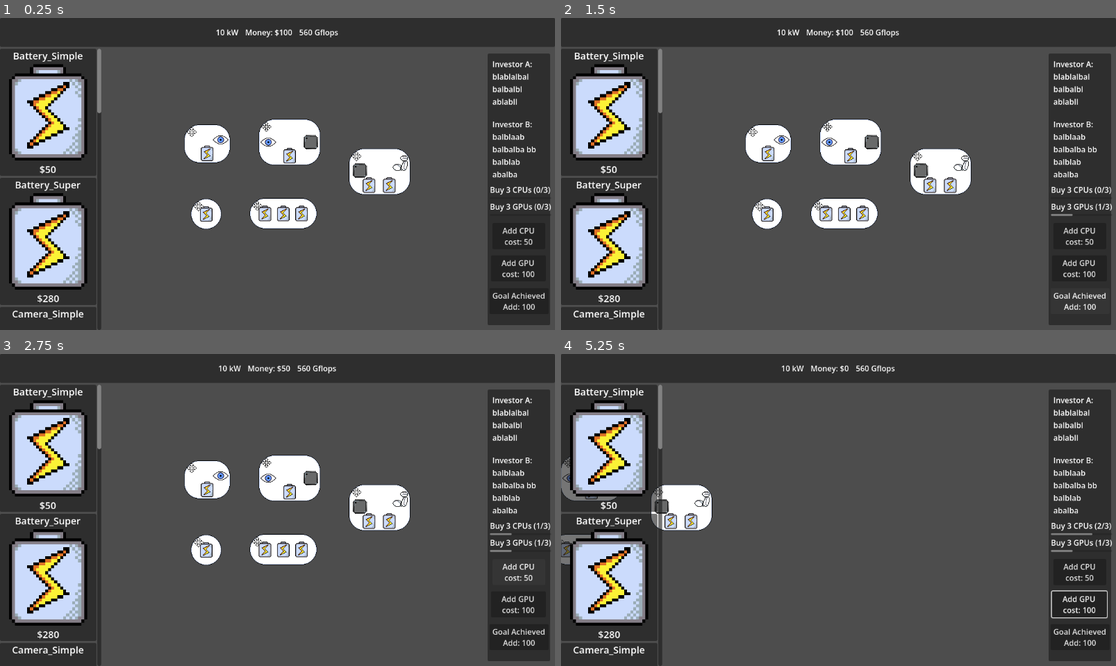
Above: before the commit, frames 1-4 (two rows, left to right).
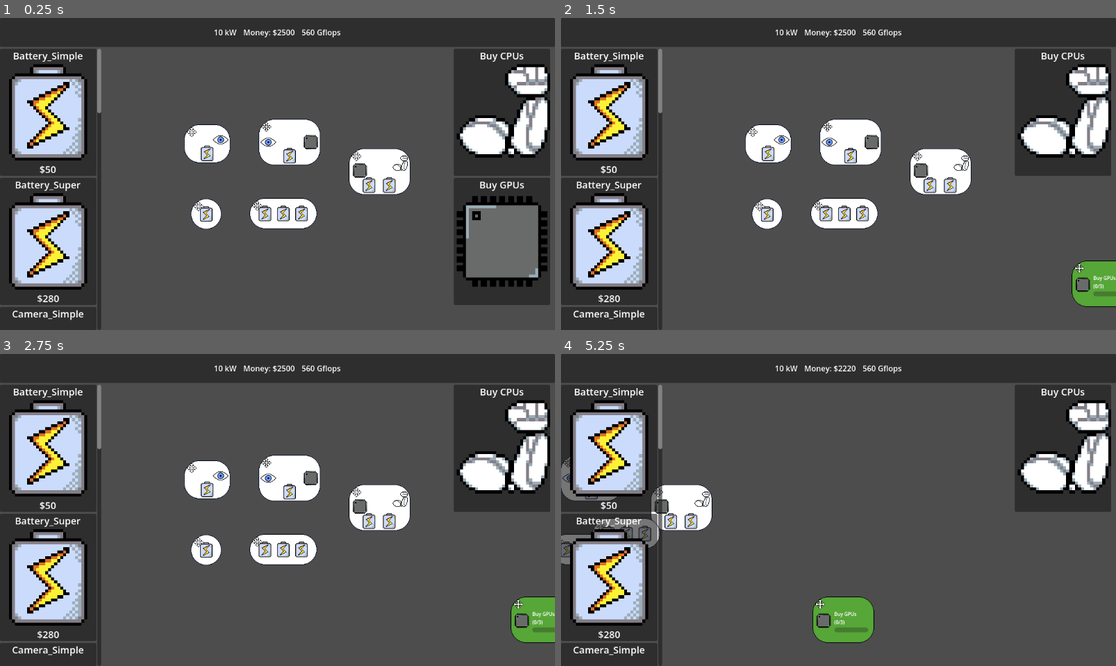
Above: after the commit, the same moments.

Repository: ARCsweden/GameJam2026SpringB
Game: Godot game, scene res://Scenes/Game/Game.tscn
Same seed, same stepped clock (60 frames per second), same inputs: the game is played once before the commit and once after it. The engine's default icon, where the game draws it, is replaced by a stand-in: a white triangle on a blue panel in a dark square.
Inputs (mouse positions are in pixels of both pictures, inside the frame that each line leads up to):
- Up to frame 1 (0.25 s): no input
- Up to frame 2 (1.5 s): click (1077, 267) at 0.5 s, where only the run before the commit has a clickable "Add GPU cost: 100"; click (1082, 301) at 1.25 s, where only the run before the commit has a clickable "Goal Achieved Add: 100"
- Up to frame 3 (2.75 s): click (516, 572) at 2 s, where only the run before the commit has a clickable "Add CPU cost: 50"
- Up to frame 4 (5.25 s): tap Enter at 2.75, 4.25 s; drag from (766, 550) to (783, 475) at 2.77 s; tap Space at 3.5 s; drag from (760, 541) to (783, 475) at 3.52 s; move the mouse to (827, 550) at 4.27 s; hold Right (pan_right) 4.28-5 s; click (827, 550) at 4.42 s; drag from (588, 550) to (616, 478) at 5.02 s

The runs differ from the first frame. In frame 1, 12% of the frame differs, in the area x 38-100%, y 3-99%; in frame 2, 10%; in frame 3, 10%; in frame 4, 13%, in the area x 5-100%, y 3-99%.

Commit message:
build goal store

Diff:
--- a/Resources/Goal1.tres
+++ b/Resources/Goal1.tres
@@ -1,13 +1,15 @@
 [gd_resource type="Resource" script_class="GoalData" format=3 uid="uid://rcxdu7ar0peg"]
 
+[ext_resource type="Texture2D" uid="uid://cbh58ek5y54tv" path="res://Assets/Art/arm.png" id="1_8u1eq"]
 [ext_resource type="Script" uid="uid://cmyshpwolbips" path="res://Scripts/GoalData.gd" id="1_w5eog"]
 [ext_resource type="Resource" uid="uid://kkg8e06fywo5" path="res://Resources/Goal3.tres" id="2_fi1ry"]
 [ext_resource type="Resource" uid="uid://bbpn4wl0wonps" path="res://Resources/Goal2.tres" id="3_7ijsc"]
+[ext_resource type="PackedScene" uid="uid://bs4vg30lta46q" path="res://Scenes/Game/Nodes/investor_arm.tscn" id="5_0vvac"]
 
 [resource]
 script = ExtResource("1_w5eog")
 goal_id = "buy_cpu"
-description = "Buy 3 CPUs"
+description = "Buy CPUs"
 reward_amount = 10000
 target_value = 3
 next_goals = Array[ExtResource("1_w5eog")]([ExtResource("2_fi1ry"), ExtResource("3_7ijsc")])
@@ -15,4 +17,6 @@
 action_tag = "cpu"
 target_multiplier = 2.0
 reward_multiplier = 1.5
+icon = ExtResource("1_8u1eq")
+packed_scene = ExtResource("5_0vvac")
 metadata/_custom_type_script = "uid://cmyshpwolbips"
--- a/Resources/Goal2.tres
+++ b/Resources/Goal2.tres
@@ -1,12 +1,16 @@
 [gd_resource type="Resource" script_class="GoalData" format=3 uid="uid://bbpn4wl0wonps"]
 
 [ext_resource type="Script" uid="uid://cmyshpwolbips" path="res://Scripts/GoalData.gd" id="1_fswo7"]
+[ext_resource type="Texture2D" uid="uid://dl4e8na64nkak" path="res://Assets/Art/mcu.png" id="1_smwok"]
+[ext_resource type="PackedScene" uid="uid://bap75ypl22mi8" path="res://Scenes/Game/Nodes/investor_compute.tscn" id="3_uq566"]
 
 [resource]
 script = ExtResource("1_fswo7")
 goal_id = "buy_gpu"
-description = "Buy 3 GPUs"
+description = "Buy GPUs"
 reward_amount = 20000
 target_value = 3
 action_tag = "gpu"
+icon = ExtResource("1_smwok")
+packed_scene = ExtResource("3_uq566")
 metadata/_custom_type_script = "uid://cmyshpwolbips"
--- a/Resources/Goal3.tres
+++ b/Resources/Goal3.tres
@@ -1,6 +1,8 @@
 [gd_resource type="Resource" script_class="GoalData" format=3 uid="uid://kkg8e06fywo5"]
 
+[ext_resource type="Texture2D" uid="uid://dl4e8na64nkak" path="res://Assets/Art/mcu.png" id="1_cbafk"]
 [ext_resource type="Script" uid="uid://cmyshpwolbips" path="res://Scripts/GoalData.gd" id="1_umg5b"]
+[ext_resource type="PackedScene" uid="uid://bap75ypl22mi8" path="res://Scenes/Game/Nodes/investor_compute.tscn" id="3_rvgag"]
 
 [resource]
 script = ExtResource("1_umg5b")
@@ -9,4 +11,6 @@
 reward_amount = 1000000
 target_value = 5
 action_tag = "cpu"
+icon = ExtResource("1_cbafk")
+packed_scene = ExtResource("3_rvgag")
 metadata/_custom_type_script = "uid://cmyshpwolbips"
--- a/Resources/node1.tres
+++ b/Resources/node1.tres
@@ -1,6 +1,6 @@
 [gd_resource type="Resource" script_class="ModuleData" format=3 uid="uid://cdlqcud8budfg"]
 
-[ext_resource type="Texture2D" uid="uid://dahr6hr820ouk" path="res://Assets/Art/power.png" id="1_02lqg"]
+[ext_resource type="Texture2D" uid="uid://dl4e8na64nkak" path="res://Assets/Art/mcu.png" id="1_02lqg"]
 [ext_resource type="PackedScene" uid="uid://byqppitqlaym3" path="res://Scenes/Game/Nodes/battery_simple.tscn" id="1_3f7hd"]
 [ext_resource type="Script" uid="uid://cxwn8yrjkyp3v" path="res://Scripts/ModuleData.gd" id="1_oumwg"]
 
--- /dev/null
+++ b/Scenes/Game/GoalStoreItemUI.gd
@@ -0,0 +1,20 @@
+extends PanelContainer # Or Button, depending on your setup
+class_name GoalStoreItemUI
+
+var my_goal: GoalData
+
+func setup(goal: GoalData) -> void:
+	my_goal = goal
+	$VBoxContainer/TextureRect.texture = goal.icon
+	$VBoxContainer/Label2.text = goal.description
+
+func _gui_input(event: InputEvent) -> void:
+	if event is InputEventMouseButton and event.button_index == MOUSE_BUTTON_LEFT:
+		if event.pressed:
+			# 1. Tell the schematic to spawn it!
+			SignalBus.spawn_goal_from_store.emit(my_goal)
+
+			# 2. It can only be placed once, so delete this button from the store!
+			queue_free()
+
+			accept_event()
--- /dev/null
+++ b/Scenes/Game/Nodes/investor_arm.tscn
@@ -0,0 +1,43 @@
+[gd_scene format=3 uid="uid://bs4vg30lta46q"]
+
+[ext_resource type="PackedScene" uid="uid://ccnuk2wqctkw6" path="res://Scenes/Game/scematics_node.tscn" id="1_ctwj1"]
+[ext_resource type="Script" uid="uid://cqifnoensgc8o" path="res://Scenes/Game/Nodes/scematic_investor_node.gd" id="2_eh8y6"]
+[ext_resource type="PackedScene" uid="uid://papeltj4fgxv" path="res://Scenes/Game/node_slot.tscn" id="2_on32t"]
+[ext_resource type="Texture2D" uid="uid://cbh58ek5y54tv" path="res://Assets/Art/arm.png" id="3_eh8y6"]
+[ext_resource type="Script" uid="uid://y4yfi83dvdca" path="res://Scripts/GoalItemUI.gd" id="4_ctwj1"]
+
+[sub_resource type="LabelSettings" id="LabelSettings_on32t"]
+font_size = 10
+
+[node name="InvestorArm" unique_id=1799637696 instance=ExtResource("1_ctwj1")]
+script = ExtResource("2_eh8y6")
+
+[node name="NinePatchRect" parent="." index="0" unique_id=2050590102]
+modulate = Color(0.34254995, 0.65, 0.22099997, 1)
+
+[node name="NodeSlot3" parent="Slots" parent_id_path=PackedInt32Array(1721700871) index="0" unique_id=575134612 instance=ExtResource("2_on32t")]
+position = Vector2(24, 52)
+type = 3
+
+[node name="Sprite" parent="Slots/NodeSlot3" index="1" unique_id=883112050]
+texture = ExtResource("3_eh8y6")
+
+[node name="VBoxContainer" type="VBoxContainer" parent="." index="3" unique_id=114266303]
+offset_left = 45.0
+offset_top = 29.0
+offset_right = 115.0
+offset_bottom = 68.0
+script = ExtResource("4_ctwj1")
+
+[node name="Label" type="Label" parent="VBoxContainer" index="0" unique_id=1358125754]
+custom_minimum_size = Vector2(10, 10)
+layout_mode = 2
+label_settings = SubResource("LabelSettings_on32t")
+autowrap_mode = 3
+
+[node name="ProgressBar" type="ProgressBar" parent="VBoxContainer" index="1" unique_id=763369301]
+custom_minimum_size = Vector2(10, 10)
+layout_mode = 2
+show_percentage = false
+
+[editable path="Slots/NodeSlot3"]
--- /dev/null
+++ b/Scenes/Game/Nodes/investor_compute.tscn
@@ -0,0 +1,43 @@
+[gd_scene format=3 uid="uid://bap75ypl22mi8"]
+
+[ext_resource type="PackedScene" uid="uid://ccnuk2wqctkw6" path="res://Scenes/Game/scematics_node.tscn" id="1_t1j5y"]
+[ext_resource type="Script" uid="uid://cqifnoensgc8o" path="res://Scenes/Game/Nodes/scematic_investor_node.gd" id="2_j5mho"]
+[ext_resource type="PackedScene" uid="uid://papeltj4fgxv" path="res://Scenes/Game/node_slot.tscn" id="3_7pbx1"]
+[ext_resource type="Texture2D" uid="uid://dl4e8na64nkak" path="res://Assets/Art/mcu.png" id="4_ob7mo"]
+[ext_resource type="Script" uid="uid://y4yfi83dvdca" path="res://Scripts/GoalItemUI.gd" id="5_ywca7"]
+
+[sub_resource type="LabelSettings" id="LabelSettings_51kxl"]
+font_size = 10
+
+[node name="InvestorCompute" unique_id=1799637696 instance=ExtResource("1_t1j5y")]
+script = ExtResource("2_j5mho")
+
+[node name="NinePatchRect" parent="." index="0" unique_id=2050590102]
+modulate = Color(0.34117648, 0.6509804, 0.21960784, 1)
+
+[node name="NodeSlot3" parent="Slots" parent_id_path=PackedInt32Array(1721700871) index="0" unique_id=112302833 instance=ExtResource("3_7pbx1")]
+position = Vector2(23, 50)
+type = 2
+
+[node name="Sprite" parent="Slots/NodeSlot3" index="1" unique_id=883112050]
+texture = ExtResource("4_ob7mo")
+
+[node name="VBoxContainer" type="VBoxContainer" parent="." index="3" unique_id=606330067]
+offset_left = 45.0
+offset_top = 29.0
+offset_right = 115.0
+offset_bottom = 68.0
+script = ExtResource("5_ywca7")
+
+[node name="Label" type="Label" parent="VBoxContainer" index="0" unique_id=677681245]
+custom_minimum_size = Vector2(10, 10)
+layout_mode = 2
+label_settings = SubResource("LabelSettings_51kxl")
+autowrap_mode = 3
+
+[node name="ProgressBar" type="ProgressBar" parent="VBoxContainer" index="1" unique_id=251803453]
+custom_minimum_size = Vector2(10, 10)
+layout_mode = 2
+show_percentage = false
+
+[editable path="Slots/NodeSlot3"]
--- /dev/null
+++ b/Scenes/Game/Nodes/scematic_investor_node.gd
@@ -0,0 +1,44 @@
+extends SchematicsNode
+class_name GoalSchematicNode
+
+@onready var progress_bar: ProgressBar = $VBoxContainer/ProgressBar
+@onready var label: Label = $VBoxContainer/Label
+
+var my_goal_id: String = ""
+
+# Called by the Schematic exactly when it spawns
+func setup(goal: GoalData) -> void:
+	my_goal_id = goal.goal_id
+
+	# Setup visuals
+	progress_bar.max_value = goal.target_value
+	progress_bar.value = 0
+	label.text = goal.description + " (0/" + str(goal.target_value) + ")"
+
+	# Listen to the GoalManager!
+	GoalManager.goal_progress_updated.connect(_on_progress_updated)
+	GoalManager.goal_completed.connect(_on_goal_completed)
+
+func _on_progress_updated(goal_id: String, current: int, target: int) -> void:
+
+	if goal_id == my_goal_id:
+		progress_bar.value = current
+		label.text = GoalManager.goal_definitions[goal_id].description + " (" + str(current) + "/" + str(target) + ")"
+
+func _on_goal_completed(goal_id: String) -> void:
+	if goal_id == my_goal_id:
+		# The goal is done! Play a sound/particle here if you want, then delete it.
+		print("Goal Node Destroyed: ", goal_id)
+		queue_free()
+
+# Add your get_center() function here if your drag logic requires it!
+func get_center() -> Vector2:
+	return Vector2.ONE * 16
+
+
+func _on_area_2d_mouse_entered() -> void:
+	SignalBus.node_entered.emit(self)
+
+
+func _on_area_2d_mouse_exited() -> void:
+	SignalBus.node_exited.emit(self)
--- /dev/null
+++ b/Scenes/Game/Nodes/v_box_container.gd
@@ -0,0 +1,11 @@
+extends "res://Scripts/GoalItemUI.gd"
+
+
+# Called when the node enters the scene tree for the first time.
+func _ready() -> void:
+	pass # Replace with function body.
+
+
+# Called every frame. 'delta' is the elapsed time since the previous frame.
+func _process(delta: float) -> void:
+	pass
--- /dev/null
+++ b/Scenes/Game/goal_store_item_ui.tscn
@@ -0,0 +1,36 @@
+[gd_scene format=3 uid="uid://c8q18rwxj14nt"]
+
+[ext_resource type="Script" uid="uid://cp8o73rkv1t6v" path="res://Scenes/Game/GoalStoreItemUI.gd" id="1_ml7nu"]
+
+[sub_resource type="LabelSettings" id="LabelSettings_ps5tp"]
+font_size = 20
+
+[sub_resource type="LabelSettings" id="LabelSettings_um6xf"]
+font_size = 20
+
+[node name="GoalStoreItemUI" type="PanelContainer" unique_id=1783544407]
+custom_minimum_size = Vector2(200, 200)
+offset_right = 40.0
+offset_bottom = 40.0
+script = ExtResource("1_ml7nu")
+
+[node name="VBoxContainer" type="VBoxContainer" parent="." unique_id=1510626441]
+layout_mode = 2
+
+[node name="Label2" type="Label" parent="VBoxContainer" unique_id=237646383]
+layout_mode = 2
+size_flags_horizontal = 4
+size_flags_vertical = 0
+label_settings = SubResource("LabelSettings_ps5tp")
+
+[node name="TextureRect" type="TextureRect" parent="VBoxContainer" unique_id=173939847]
+layout_mode = 2
+size_flags_vertical = 3
+expand_mode = 5
+
+[node name="Label" type="Label" parent="VBoxContainer" unique_id=646510233]
+layout_mode = 2
+size_flags_horizontal = 4
+size_flags_vertical = 8
+label_settings = SubResource("LabelSettings_um6xf")
+horizontal_alignment = 1
--- a/Scenes/Game/schematic.gd
+++ b/Scenes/Game/schematic.gd
@@ -2,68 +2,83 @@
 
 @onready var camera : Camera2D = $Camera2D
 
+# We only need ONE variable now! It will hold either a regular module or a goal.
 var node : SchematicsNode = null
 var dragging : bool = false
 
 @export var cpu_goal: GoalData
 @export var gpu_goal: GoalData
-# Called when the node enters the scene tree for the first time.
+
 func _ready() -> void:
 	EconomyManager.initialize_game(Constants.STARTING_MONEY)
 	GoalManager.call_deferred("activate_single_goal",cpu_goal)
 	GoalManager.call_deferred("activate_single_goal",gpu_goal)
-	#GoalManager.activate_single_goal(cpu_goal)
-	#GoalManager.activate_single_goal(gpu_goal)
+
 	SignalBus.node_entered.connect(_on_node_entered)
 	SignalBus.node_exited.connect(_on_node_exited)
 	SignalBus.spawn_from_store.connect(_on_spawn_from_store)
-	pass # Replace with function body.
+	SignalBus.spawn_goal_from_store.connect(_on_spawn_goal_from_store)
 
+# --- Spawn the Goal Node ---
+func _on_spawn_goal_from_store(goal: GoalData) -> void:
+	# 1. Instantiate it and cast it as a SchematicsNode!
+	var new_goal_node = goal.packed_scene.instantiate() as SchematicsNode
+	add_child(new_goal_node)
+
+	# 2. Pass the data to the node
+	if new_goal_node.has_method("setup"):
+		new_goal_node.setup(goal)
+
+	# 3. Snap to mouse
+	new_goal_node.set_position(get_global_mouse_position() - new_goal_node.get_center())
+
+	# 4. Hijack the master node variable!
+	node = new_goal_node
+	dragging = true
+
+# --- Spawn the Regular Node ---
 func _on_spawn_from_store(module: ModuleData) -> void:
-	# 1. Instantiate the new node
 	var new_node = module.packed_scene.instantiate() as SchematicsNode
 	add_child(new_node)
 
-	# 2. Instantly snap it to the mouse so it doesn't blink at (0,0)
 	new_node.set_position(get_global_mouse_position() - new_node.get_center())
 
-	# 3. Hijack your existing variables!
 	node = new_node
 	dragging = true
 
-	# 4. Trigger the goal system since we successfully bought it
 	if module.action_tag != "":
 		GoalManager.trigger_action(module.action_tag, 1)
+
+# --- Drag Detection ---
 func _on_node_entered(n: SchematicsNode) -> void:
 	if not dragging:
 		node = n
+
 func _on_node_exited(_n: SchematicsNode) -> void:
 	if not dragging:
 		node = null
 
-# Called every frame. 'delta' is the elapsed time since the previous frame.
+# --- The unified Drag Loop ---
 func _process(delta: float) -> void:
-	# Handle camera pan
 	var dir : Vector2 = Input.get_vector("pan_left", "pan_right", "pan_up", "pan_down")
 	var velocity : Vector2 = dir * Constants.CAMERA_PAN_SPEED
 	camera.position += velocity * delta
 
 	if Input.is_mouse_button_pressed(MOUSE_BUTTON_LEFT):
+		# Because both modules and goals are assigned to "node",
+		# this single block of code now flawlessly drags both of them!
 		if node:
 			dragging = true
 			node.set_position(get_global_mouse_position() - node.get_center())
 	else:
 		dragging = false
 
-
 func _unhandled_input(event: InputEvent) -> void:
 	# Handle zoom
 	if event is InputEventMouseButton:
 		if event.is_pressed():
-			# zoom in
 			if event.button_index == MOUSE_BUTTON_WHEEL_UP:
 				camera.zoom += Vector2.ONE * Constants.CAMERA_ZOOM_SPEED * get_process_delta_time()
-			# zoom out
 			if event.button_index == MOUSE_BUTTON_WHEEL_DOWN:
 				camera.zoom -= Vector2.ONE * Constants.CAMERA_ZOOM_SPEED * get_process_delta_time()
 			# Clamp zoom
@@ -72,6 +87,7 @@
 			if camera.zoom.x > Constants.ZOOM_LIMIT_MIN:
 				camera.zoom = Vector2.ONE * Constants.ZOOM_LIMIT_MIN
 
+	# Handle right-click panning
 	if event is InputEventMouseMotion:
 		if Input.is_mouse_button_pressed(MOUSE_BUTTON_RIGHT):
 			camera.position -= event.relative
--- a/Scenes/UI/sidebars.tscn
+++ b/Scenes/UI/sidebars.tscn
@@ -16,6 +16,8 @@
 [ext_resource type="Resource" uid="uid://c27bt5ygaamp0" path="res://Resources/Object_Detection.tres" id="9_h0ar1"]
 [ext_resource type="Resource" uid="uid://c0p8lydruxjxk" path="res://Resources/Arm_Simple.tres" id="10_i7w1n"]
 [ext_resource type="Script" uid="uid://cxwn8yrjkyp3v" path="res://Scripts/ModuleData.gd" id="10_sr12i"]
+[ext_resource type="Script" uid="uid://bvri523cqqbw4" path="res://Scripts/GoalsStoreGrid.gd" id="17_xo0gq"]
+[ext_resource type="PackedScene" uid="uid://c8q18rwxj14nt" path="res://Scenes/Game/goal_store_item_ui.tscn" id="18_lu8f2"]
 
 [node name="Sidebars" type="HBoxContainer" unique_id=2095981365]
 anchors_preset = 15
@@ -279,9 +281,10 @@
 layout_mode = 2
 script = ExtResource("8_43ur1")
 store_item_scene = ExtResource("9_6ptox")
-available_modules = Array[ExtResource("10_sr12i")]([ExtResource("5_et7fu"), ExtResource("6_xo0gq"), ExtResource("7_lu8f2"), ExtResource("9_h0ar1"), ExtResource("10_i7w1n"), ExtResource("5_tko4l"), ExtResource("3_43ur1"), ExtResource("3_43ur1"), ExtResource("3_43ur1"), ExtResource("3_43ur1")])
+available_modules = Array[ExtResource("10_sr12i")]([ExtResource("5_et7fu"), ExtResource("6_xo0gq"), ExtResource("7_lu8f2"), ExtResource("9_h0ar1"), ExtResource("10_i7w1n"), ExtResource("5_tko4l"), ExtResource("3_43ur1"), ExtResource("5_sr12i"), ExtResource("3_43ur1"), ExtResource("3_43ur1")])
 
 [node name="Goal" type="MarginContainer" parent="." unique_id=1347628786]
+visible = false
 custom_minimum_size = Vector2(150, 0)
 layout_mode = 2
 size_flags_horizontal = 10
@@ -375,3 +378,16 @@
 offset_bottom = 340.0
 script = ExtResource("6_tko4l")
 goal_item_scene = ExtResource("7_j4jrg")
+
+[node name="GoalStore" type="MarginContainer" parent="." unique_id=1526233132]
+layout_mode = 2
+size_flags_horizontal = 10
+
+[node name="ScrollContainer" type="ScrollContainer" parent="GoalStore" unique_id=1151201094]
+custom_minimum_size = Vector2(210, 0)
+layout_mode = 2
+
+[node name="GoalStoreGrid" type="GridContainer" parent="GoalStore/ScrollContainer" unique_id=1345384772]
+layout_mode = 2
+script = ExtResource("17_xo0gq")
+goal_store_item_scene = ExtResource("18_lu8f2")
--- a/Scripts/Constants.gd
+++ b/Scripts/Constants.gd
@@ -6,4 +6,4 @@
 const ZOOM_LIMIT_MAX := 0.5
 const ZOOM_LIMIT_MIN := 2.0
 
-const STARTING_MONEY := 100
+const STARTING_MONEY := 2500
--- a/Scripts/GoalData.gd
+++ b/Scripts/GoalData.gd
@@ -10,6 +10,9 @@
 @export var action_tag: String
 @export var target_multiplier: float = 1.0
 @export var reward_multiplier: float = 1.0
+@export var icon: Texture2D
+@export var packed_scene: PackedScene
+@export var goal_text: String
 #@export var amount_of_CPU: int
 #@export var amount_of_GPU: int
 #@export var amount_of_cameras: int # e.g., "Connect 5 pipes" -> target_value = 5
--- a/Scripts/GoalManager.gd
+++ b/Scripts/GoalManager.gd
@@ -123,7 +123,9 @@
 		active_goals[goal_id] = 0
 
 		# Tell the UI to update the visual bar back down to 0
-		goal_progress_updated.emit(goal_id, 0, completed_goal_data.target_value)
+		goal_completed.emit(goal_id)
+		goal_activated.emit(completed_goal_data)
+		#goal_progress_updated.emit(goal_id, 0, completed_goal_data.target_value)
 		print("Repeatable Goal Reset: ", goal_id)
 
 	else:
--- /dev/null
+++ b/Scripts/GoalsStoreGrid.gd
@@ -0,0 +1,34 @@
+extends Control
+
+@export var goal_store_item_scene: PackedScene
+
+func _ready() -> void:
+	pass
+	# Listen for when goals activate (this handles chains automatically!)
+	GoalManager.goal_activated.connect(_on_goal_activated)
+
+	# Race-condition check: Spawn any goals that activated BEFORE this UI loaded
+	for goal_id in GoalManager.active_goals.keys():
+		var goal_data = GoalManager.goal_definitions[goal_id]
+		_spawn_store_button(goal_data)
+
+func _on_goal_activated(goal: GoalData) -> void:
+	_spawn_store_button(goal)
+
+func _spawn_store_button(goal: GoalData) -> void:
+	# 1. Instantiate the raw node first
+	var raw_node = goal_store_item_scene.instantiate()
+
+	# 2. Try to cast it to our custom class
+	var new_button = raw_node as GoalStoreItemUI
+
+	# 3. SAFETY CHECK: Did the cast fail?
+	if new_button == null:
+		print("CRITICAL ERROR: The scene spawned, but it is NOT a GoalStoreItemUI!")
+		print("Make sure class_name GoalStoreItemUI is at the top of its script.")
+		raw_node.queue_free() # Clean up the broken node
+		return # Stop running this function so the game doesn't crash
+
+	# 4. If we made it here, it's safe to use!
+	add_child(new_button)
+	new_button.setup(goal)
--- a/Scripts/SignalBus.gd
+++ b/Scripts/SignalBus.gd
@@ -12,3 +12,4 @@
 
 signal connection_made()
 signal spawn_from_store(module: ModuleData)
+signal spawn_goal_from_store(module: GoalData)
Not shown, added: Scenes/Game/GoalStoreItemUI.gd.uid
Not shown, added: Scenes/Game/Nodes/scematic_investor_node.gd.uid
Not shown, added: Scenes/Game/Nodes/v_box_container.gd.uid
Not shown, added: Scripts/GoalsStoreGrid.gd.uid
